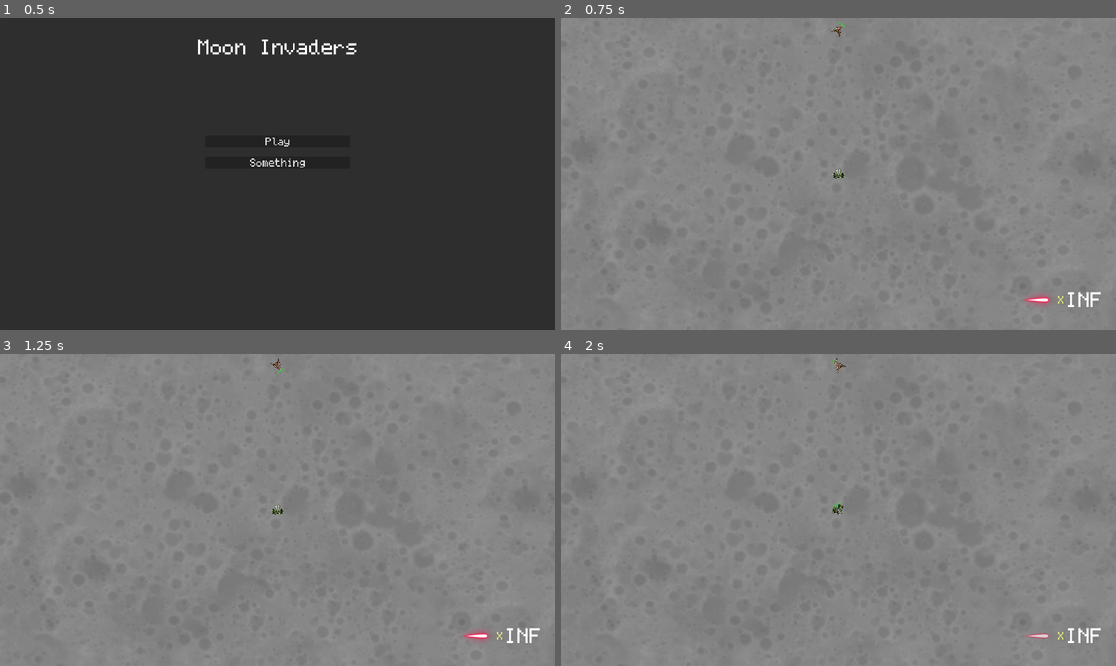
Above: before the commit, frames 1-4 (two rows, left to right).
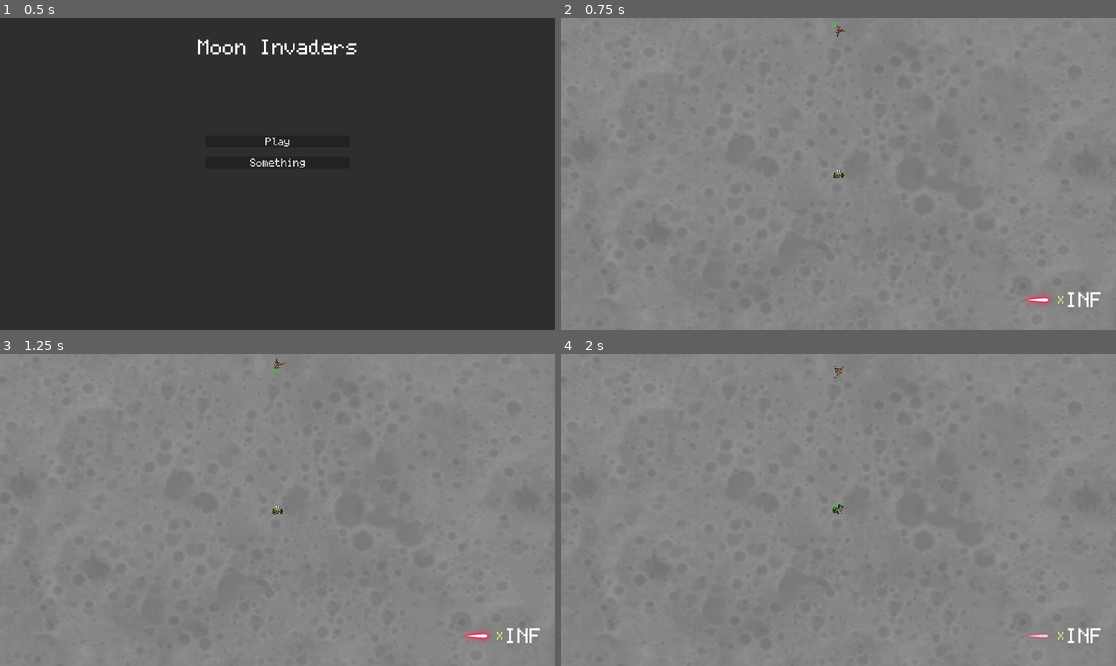
Above: after the commit, the same moments.

Repository: WeaselGames/MoonInvaders
Game: Godot game, scene res://scenes/main.tscn
Two runs of this game, one before a commit and one after it. Both use one fixed random seed, a clock stepped at 60 frames per second and the inputs below.
Inputs:
- Up to frame 1 (0.5 s): no input
- Up to frame 2 (0.75 s): click "Play" at 0.5 s
- Up to frame 3 (1.25 s): no input
- Up to frame 4 (2 s): tap Enter at 1.25 s; hold D (spaceship_rotate_right) from 1.28 s (still down); hold Space (spaceship_fire) from 1.28 s (still down)

Frame 1 is identical in both runs. In frame 2, less than 0.1% of the frame differs, in the area x 48-52%, y 1-7%; in frame 3, less than 0.1%; in frame 4, less than 0.1%, in the area x 48-52%, y 1-8%.

Commit message:
Fix turning bug and added movement

Diff:
--- a/scenes/ships/enemy/enemy.gd
+++ b/scenes/ships/enemy/enemy.gd
@@ -25,25 +25,31 @@
 	strafe = 0
 
 	#var target_yaw: float = position.angle_to(_player.position)
-	var target_yaw: float = find_angle()
-	var angle_difference: float = target_yaw - rotation
-	if abs(angle_difference) > deg_to_rad(1):
+	var angle_to_player: float = find_player_angle()
+	var angle_difference: float = angle_to_player - rotation
+	if abs(angle_difference) > deg_to_rad(10):
 		ai_state = EnemyAIState.AIM_AT_PLAYER
 
 	match ai_state:
 		EnemyAIState.MOVE_TO_PLAYER:
-			if abs(angle_difference) > deg_to_rad(1):
-				ai_state = EnemyAIState.AIM_AT_PLAYER
+			var input_vector: Vector2 = Vector2(0, -1).rotated(angle_difference)
+
+			thrust = input_vector.y
+			strafe = input_vector.x
+
 
 		EnemyAIState.AIM_AT_PLAYER:
 			if abs(angle_difference) > deg_to_rad(1):
-				# Rotate towards the player
-				if angle_difference > 0:
+				if angle_difference > 1 && rotation < 0:
+					yaw = -1
+				elif angle_difference < -1 && rotation > 0:
+					yaw = 1
+				elif angle_difference > 0:
 					yaw = 1
 				else:
 					yaw = -1
 
-			if abs(angle_difference) < deg_to_rad(1):
+			if abs(angle_difference) < deg_to_rad(5):
 				# Check if the player is within firing range
 				if position.distance_to(_player.position) < 100:
 					ai_state = EnemyAIState.FIRE_AT_PLAYER
@@ -51,18 +57,11 @@
 					ai_state = EnemyAIState.MOVE_TO_PLAYER
 
 		EnemyAIState.FIRE_AT_PLAYER:
-			if abs(angle_difference) > deg_to_rad(1):
-				ai_state = EnemyAIState.AIM_AT_PLAYER
+			pass
 
-# Finds angle between enemy and player
-func find_angle():
-	var delX: float = _player.position.x - position.x
-	var delY: float = _player.position.y - position.y
-	var modifier: float = 0
-	if delY > 0 and delX < 0:
-		print(rad_to_deg(-atan(delX / delY) - PI))
-		return -atan(delX / delY) - PI
-	elif delY < 0:
-		return -atan(delX / delY)
-	else:
-		return -atan(delX / delY) + PI
+func find_player_angle() -> float:
+	var angle = position.angle_to_point(_player.position)
+	angle += PI/2
+	if angle > PI:
+		angle -= PI*2
+	return angle
